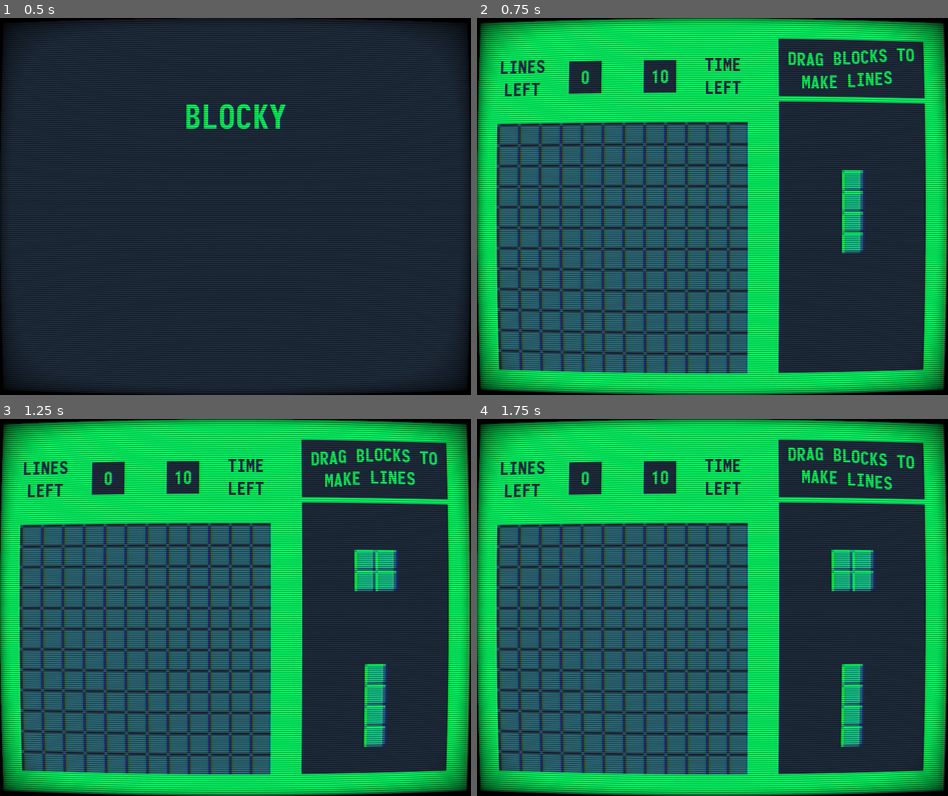
Above: before the commit, frames 1-4 (two rows, left to right).
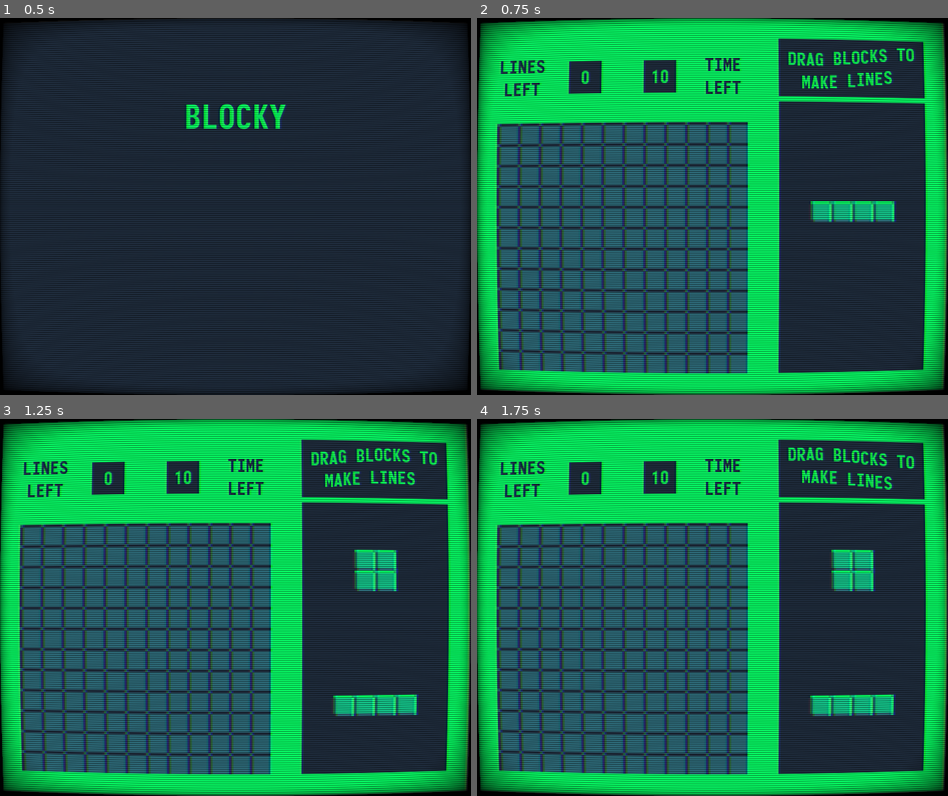
Above: after the commit, the same moments.

Repository: codemonsters/re-play
Game: Godot game, scene res://minigames/blocky/blocky.tscn
Same seed, same stepped clock (60 frames per second), same inputs: the game is played once before the commit and once after it.
Inputs (mouse positions are in pixels of both pictures, inside the frame that each line leads up to):
- Up to frame 1 (0.5 s): no input
- Up to frame 2 (0.75 s): tap Enter at 0.5 s; move the mouse to (816, 187) at 0.52 s; click (816, 187) at 0.67 s
- Up to frame 3 (1.25 s): no input
- Up to frame 4 (1.75 s): drag from (618, 626) to (505, 532) at 1.27 s

Frame 1 is identical in both runs. In frame 2, 1.7% of the frame differs, in the area x 70-90%, y 40-63%; in frame 3, 2.0%, in the area x 70-89%, y 35-87%; in frame 4, 2.0%.

Commit message:
Trabaja en conseguir la posición de la esquina del tetromino. TODO: Hacer pruebas forzando diferentes rotation_index para depurar la función de la rotación

Diff:
--- a/src/minigames/blocky/game.gd
+++ b/src/minigames/blocky/game.gd
@@ -16,7 +16,6 @@
 func _ready():
 	create_empty_blocks()
 	fetch_new_tetrominos()
-	print($Background/Stage.rect_position)
 
 
 func create_empty_blocks():
@@ -66,7 +65,8 @@
 		4:
 			tetromino = tetromino_t.instance()
 
-	tetromino.rotation_index = randi() % 4
+	#tetromino.rotation_index = randi() % 4
+	tetromino.rotation_index = 1 #DEBUG: Dejar como estaba arriba ↑
 	tetromino.set_rotation_degrees((tetromino.rotation_index) * 90)
 	tetromino.set_position(initial_position)
 	tetromino.set_palette_position(palette_position)
--- a/src/minigames/blocky/tetrominos/tetromino.gd
+++ b/src/minigames/blocky/tetrominos/tetromino.gd
@@ -9,7 +9,7 @@
 var available = false # flag, true if the tetromino is ready to be dragged
 var pointer_offset = Vector2(0, 0) # distance between the pointer and the center of the tetromino
 var game # Reference to main game object
-var rotation_index # 0 → no rotation; 1 → 90º; 2 → 180ºç; 3 → 270º
+var rotation_index # 0 → no rotation; 1 → 90º; 2 → 180º; 3 → 270º
 
 func _process(delta):
 	# Pieza vuelve a la paleta tras soltarla
@@ -19,7 +19,6 @@
 			position = palette_position
 		else:
 			position += shift_vector
-
 		if not available and position == palette_position:
 			switch_parent("../../TetrominosAvailable")
 			available = true
@@ -47,7 +46,6 @@
 			event.button_index == BUTTON_LEFT and not event.is_echo() and dragging:
 		dragging = false
 		var _closest_anchor_point = game.get_closest_block_container(self)
-
 	# Movemos pieza mientras arrastramos
 	elif event is InputEventMouseMotion and dragging:
 		position = get_global_mouse_position() - pointer_offset
@@ -70,10 +68,15 @@
 
 func get_bounding_box_corner_block():
 	var corner_block_pos = get_node("CollisionShape2D/BoundingBox").rect_position
-	if rotation_index == 0 or rotation_index == 1:
-		corner_block_pos += Vector2(16, 16)
+	print(str(corner_block_pos) + "------- rect_pos")
+
+	if rotation_index == 0:
+		corner_block_pos += Vector2(16, 16) #DEBUG: Parece que funciona
 	elif rotation_index == 1:
-		corner_block_pos -= Vector2(get_node("CollisionShape2D/BoundingBox").rect_size.y - 16, 16)
+		corner_block_pos = Vector2((get_node("CollisionShape2D/BoundingBox").rect_size.x / 2), -16)
+	elif rotation_index == 2:
+		print(Vector2(get_node("CollisionShape2D/BoundingBox").rect_size.y - 16, 16))
+		corner_block_pos -= Vector2(get_node("CollisionShape2D/BoundingBox").rect_size.y - 16, 16) #TODO: NO funciona, da datos erróneos :s
 	else:
 		corner_block_pos += Vector2(16, 16 - get_node("CollisionShape2D/BoundingBox").rect_size.x)
 	return corner_block_pos
